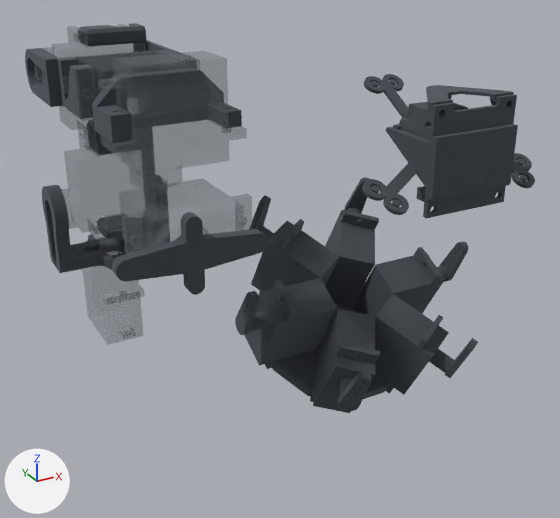
Two versions of the glTF model StewartPlatform/Assets/cadmodel/main.glb, one commit apart.
Camera for both pictures: a camera (50 mm lens) standing at (-0.1268, -0.1926, 0.1258) and looking at (-0.0271, -0.0113, 0.0351). The lights are fixed; the arrows at lower left show +X, +Y and +Z. The first picture is the older version. Where no turn or scale is listed for an object, it has been applied to the vertices.

Objects in the first picture: 'Base', 'Lcd', 'LowerArm', 'Roll', 'SG90 — SG001', 'SG90 — SG002', 'SG90 — SG003', 'SG90 — SG004', 'SG90 — SG005', 'SG90 — SG90', 'ServoHorn_Master_Cross', 'UpperArm', 'servo001.001', 'servo002.001', 'servo003.001', 'servo004.001' and 16 more.
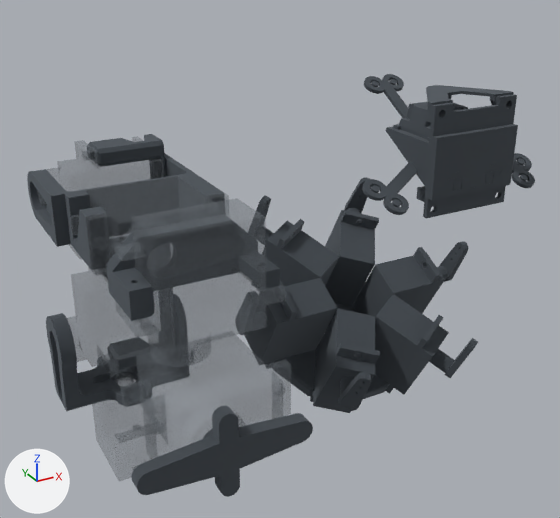
ob_armunit is not drawn itself; it is the parent of ob_roll__mirrored__linked_to_roll, ob_sg90___sg003, ob_sg90___sg005.

What the commit changed:
Object 'ArmUnit' (ob_armunit) moves from (-0.062, 0.0394, 0.024) to (-0.073, 0.0, 0.0).
Object 'Base' (ob_base) moves from (-0.062, 0.0394, 0.0282) to (-0.073, 0.0, 0.0042).
Object 'UpperArm' (ob_upperarm) moves from (-0.0658, 0.0396, 0.0605) to (-0.0768, 0.0002, 0.0365).
Object 'LowerArm' (ob_lowerarm) moves from (-0.062, 0.0396, 0.0856) to (-0.073, 0.0002, 0.0616).
Object 'Roll' (ob_roll) moves from (-0.0664, -0.0095, 0.0856) to (-0.0774, -0.0489, 0.0616).
Object 'SG90 — SG90' (ob_sg90___sg90) moves from (-0.062, 0.0394, 0.024) to (-0.073, 0.0, 0.0).
Object 'SG90 — SG001' (ob_sg90___sg001) moves from (-0.0764, 0.0396, 0.0428) to (-0.0874, 0.0002, 0.0188).
Object 'SG90 — SG002' (ob_sg90___sg002) moves from (-0.0764, 0.0396, 0.0856) to (-0.0874, 0.0002, 0.0616).
Object 'SG90 — SG003' (ob_sg90___sg003) moves from (-0.0044, -0.0487, 0.0616) to (-0.0044, -0.0778, 0.0325).
Object 'SG90 — SG004' (ob_sg90___sg004) moves from (-0.0664, -0.0208, 0.068) to (-0.0774, -0.0602, 0.044).
Object 'SG90 — SG005' (ob_sg90___sg005) moves from (-0.0044, -0.0778, 0.0325) to (-0.0044, -0.0487, 0.0616).
Object 'ServoHorn_Master_Cross' (ob_servohorn_master_cross) moves from (-0.0664, -0.0396, 0.0565) to (-0.0774, -0.079, 0.0325).

Where the change shows, as pixel boxes [x1, y1, x2, y2] in the pictures (560 x 518 px):
'SG90 — SG004', moved
    before: [98, 51, 247, 194]
    after: [115, 198, 286, 368]
'SG90 — SG003', moved
    before: [62, 51, 164, 121]
    after: [121, 335, 291, 459]
'ServoHorn_Master_Cross', moved
    before: [112, 212, 268, 295]
    after: [131, 406, 313, 497]
'SG90 — SG001', moved
    before: [61, 134, 139, 244]
    after: [67, 267, 150, 377]
'SG90 — SG005', moved
    before: [105, 178, 252, 254]
    after: [70, 176, 229, 274]
'SG90 — SG90', moved
    before: [80, 246, 145, 345]
    after: [92, 373, 154, 482]
'LowerArm', moved
    before: [25, 40, 180, 118]
    after: [27, 153, 224, 269]
'Base', moved
    before: [42, 185, 125, 273]
    after: [46, 313, 140, 411]
'SG90 — SG002', moved
    before: [34, 24, 146, 144]
    after: [37, 136, 164, 259]
'Roll', moved
    before: [92, 76, 242, 143]
    after: [106, 232, 280, 321]
'UpperArm', moved
    before: [80, 23, 147, 239]
    after: [89, 134, 166, 370]
